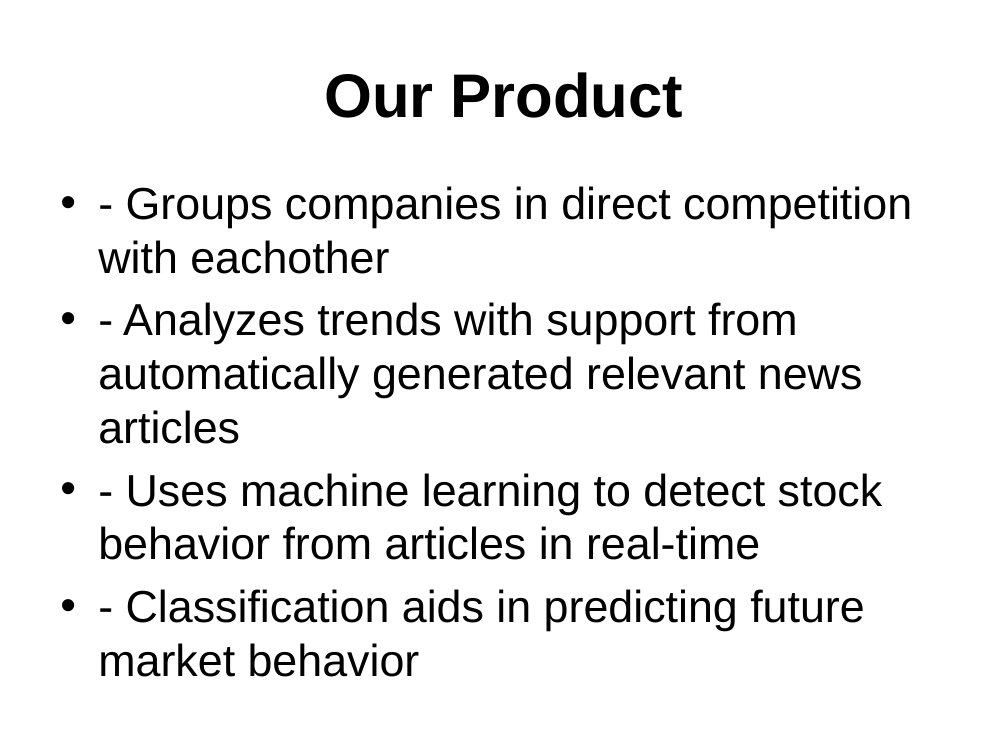
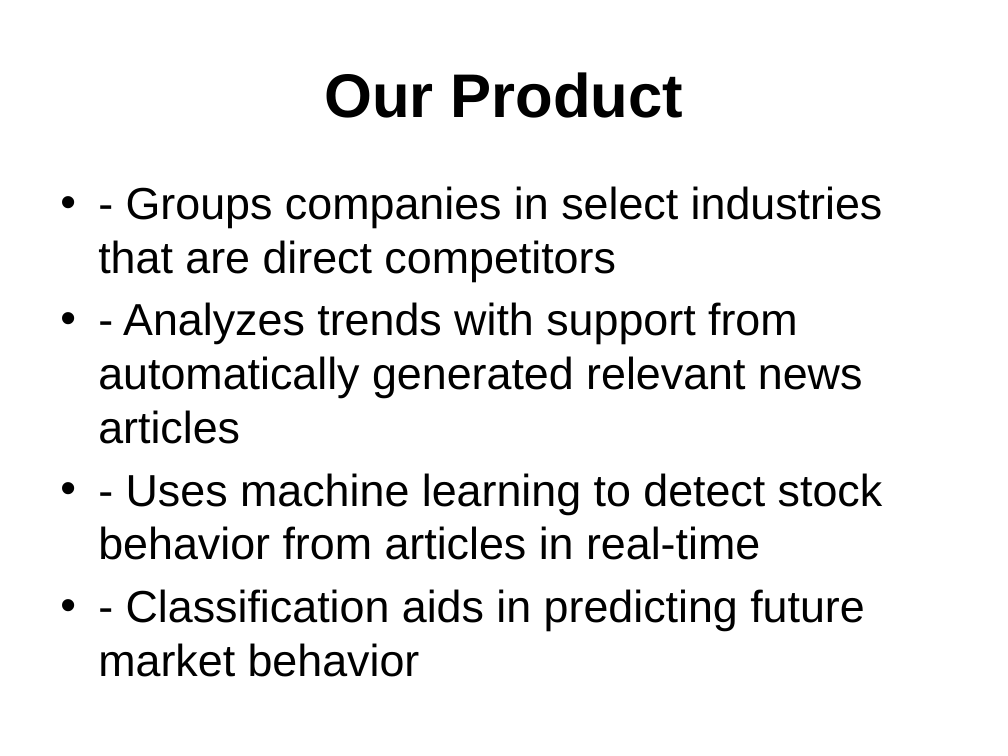
Before and after one commit to toekneesunshine/financialviz, a slide deck: slide 3 of HopHacksFinancialViz.pptx. Drawn at 1008x756 pixels with LibreOffice and Linux fonts; fonts in the diff are those of the drawing. Boxes give left, top, right and bottom in pixels: in the first picture for what was removed or moved away, otherwise in the second. Text is boxed around its words. In the diff, an @@ line names an element or a change of style, - is before the commit and + after.

```diff
--- a/HopHacksFinancialViz.pptx
+++ b/HopHacksFinancialViz.pptx
@@ text at [98, 186, 883, 282]: text changed @@
-• - Groups companies in direct competition with eachother
+• - Groups companies in select industries that are direct competitors
```
Also in this commit, not shown: 2 other slides changed, 3 slides added, 6 other files.
